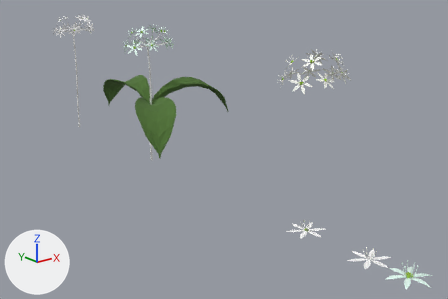
The Blender file igra/assets/modeli/cemaz_lowp.blend as it was, and as the next commit left it.
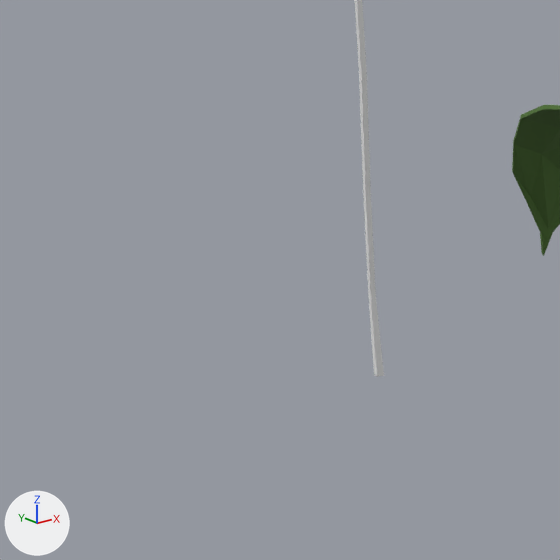
The first picture shows the older version from a 50 mm camera at (-0.774, -0.726, 0.484) aimed at (0.046, 0.3, 0.074). The close-ups show the older and then the newer version on the part from 3% to 25% of the width and 20% to 54% of the height of that picture. Only the edits that show in the close-ups are written down. Lighting does not change. The marker at lower left points along +X, +Y and +Z.

In view in the first close-up: 'Cube.002', 'steblo.001'.
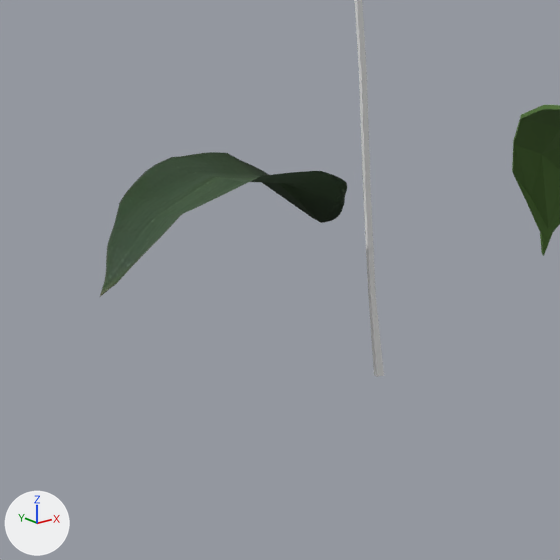
Boxes [x1, y1, x2, y2] around the edits, measured in the close-ups (560 x 560 px):
'cemaz.211', added (green)
    after: [100, 152, 347, 297]

Edits to the bpy script that builds the scene:
```text
Add img_cemaz_list_png_001:
    img_cemaz_list_png_001 = load_image('cemaz_list.png.001', 'cemaz_list.png', 407, 939, 'sRGB')
Add mat_cemaz_list:
    mat_cemaz_list = principled_material('cemaz_list')
    mat_cemaz_list.texture = img_cemaz_list_png_001  # with its transparency
    mat_cemaz_list.roughness = 1.0
Add me_cemaz_list_124:
    me_cemaz_list_124.from_pydata(...)  # 25 vertices, 16 faces; spans x -0.231..0.766, y 0.422..0.787, z -0.857..0.18
    me_cemaz_list_124.polygons.foreach_set('use_smooth', [True] * 16)
    me_cemaz_list_124.materials.append(mat_cemaz_list)  # picture img_cemaz_list_png_001
Add ob_cemaz_211:
    ob_cemaz_211 = bpy.data.objects.new('cemaz.211', me_cemaz_list_124)
    ob_cemaz_211.location = (-0.0266, 0.9351, 0.0057)
    ob_cemaz_211.rotation_euler = (1.571, 0.0, 2.689)  # degrees (90, 0, 154)
    ob_cemaz_211.scale = (0.156, 0.156, 0.156)
```
